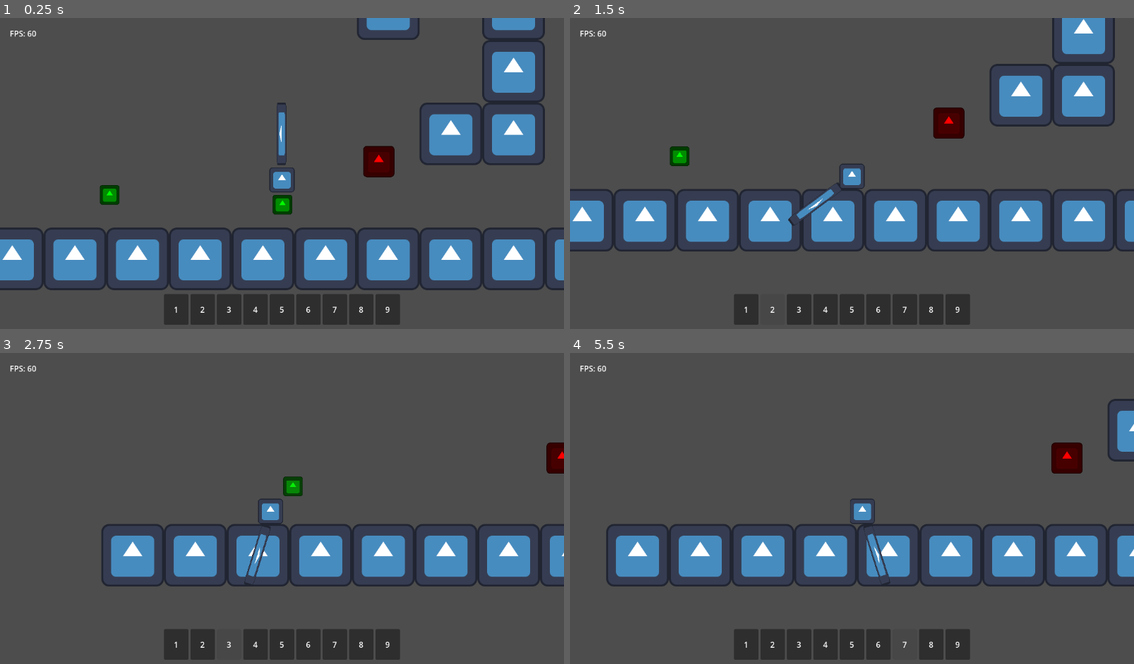
Above: before the commit, frames 1-4 (two rows, left to right).
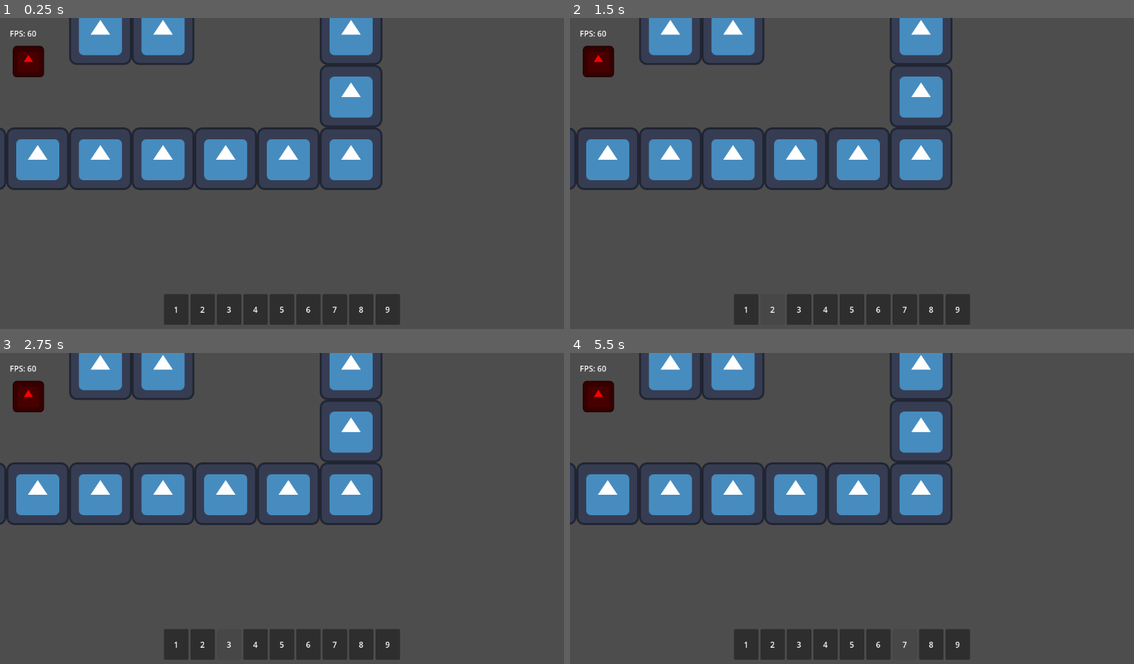
Above: after the commit, the same moments.

Repository: TheHumanMRP/RPG-Life-Tracker
Game: Godot game, scene res://Folders/Systems/Main/Scenes/main_scene.tscn
The game is run twice, just before and just after one commit, with the same random seed, the same clock (stepped at 60 frames per second) and the same inputs. The engine's default icon, where the game draws it, is replaced by a stand-in: a white triangle on a blue panel in a dark square.
Inputs (mouse positions are in pixels of both pictures, inside the frame that each line leads up to):
- Up to frame 1 (0.25 s): no input
- Up to frame 2 (1.5 s): drag from (744, 310) to (677, 157) at 0.52 s; drag from (773, 310) to (677, 154) at 1.27 s
- Up to frame 3 (2.75 s): tap Enter at 2 s; move the mouse to (231, 645) at 2.02 s; hold A (move_left) from 2.03 s (still down); tap E (equip_item) at 2.1 s; click (231, 645) at 2.17 s
- Up to frame 4 (5.5 s): release A (move_left) at 2.75 s; drag from (823, 645) to (959, 499) at 2.77 s; drag from (852, 645) to (897, 505) at 3.52 s; tap R (respawn) at 4.25, 5 s; drag from (880, 645) to (767, 430) at 4.27 s; move the mouse to (902, 645) at 5.02 s; hold D (move_right) from 5.03 s (still down); tap T (add_test_sword) at 5.1 s; click (902, 645) at 5.17 s

The runs differ from the first frame. In frame 1, 30% of the frame differs, in the area x 0-100%, y 0-88%; in frame 2, 29%; in frame 3, 23%; in frame 4, 25%.
Error before the commit: Invalid call. Nonexistent function 'reset' in base 'Nil'. (res://Folders/Systems/Player/player.gd:75)
Error after the commit: Parse Error: Too few arguments for "setup()" call. Expected at least 2 but received 0. (res://Folders/Systems/Player/player.gd:50)

Commit message:
Auto commit at 2026-08-08 18:41:07

Diff:
--- a/Folders/Systems/Player/player.gd
+++ b/Folders/Systems/Player/player.gd
@@ -43,17 +43,11 @@
 ## Ensures all required components exist.
 func _setup_component() -> void:
 	health_component = HealthComponent.new()
+	movement_component = MovementComponent.new()
+	inventory_logic_component = InventoryLogicComponent.new()
+	respawn_manager_component = RespawnManagerComponent.new()
 
-	if not health_component:
-		health_component = HealthComponent.new()
-
-	health_component.setup(100, "Player")
-
-	if not movement_component:
-		movement_component = MovementComponent.new()
-
-	if not inventory_logic_component:
-		inventory_logic_component = InventoryLogicComponent.new()
+	health_component.setup()
 
 func _process(delta: float) -> void:
 	sword.rotate(0.01)
